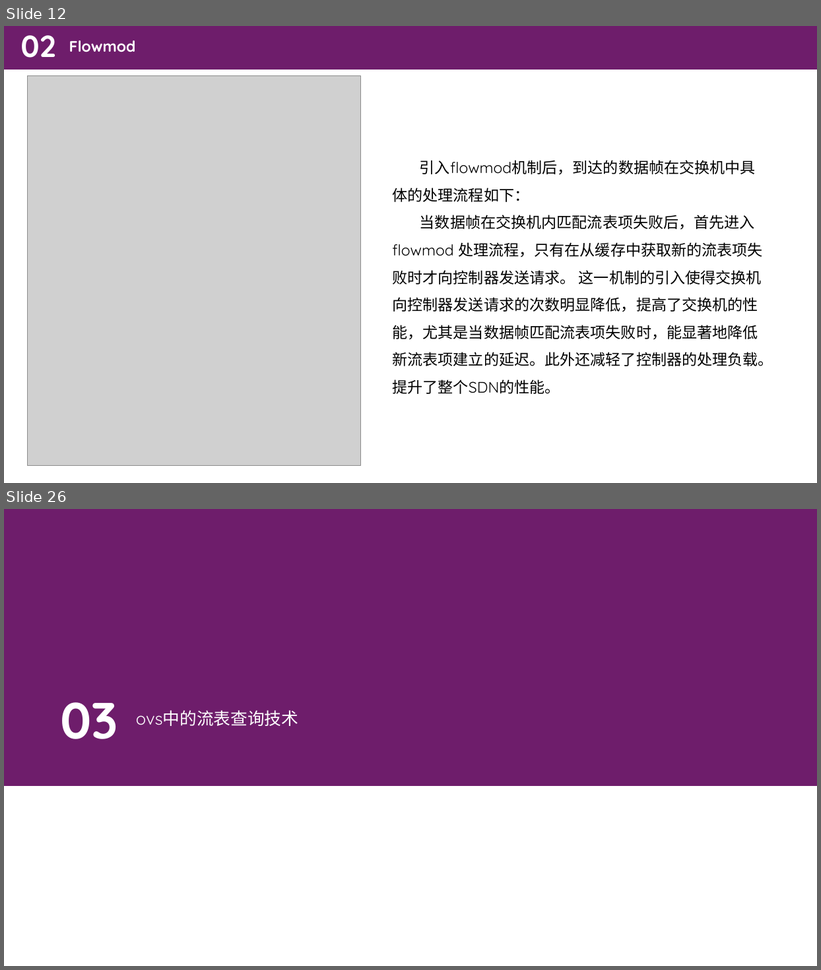
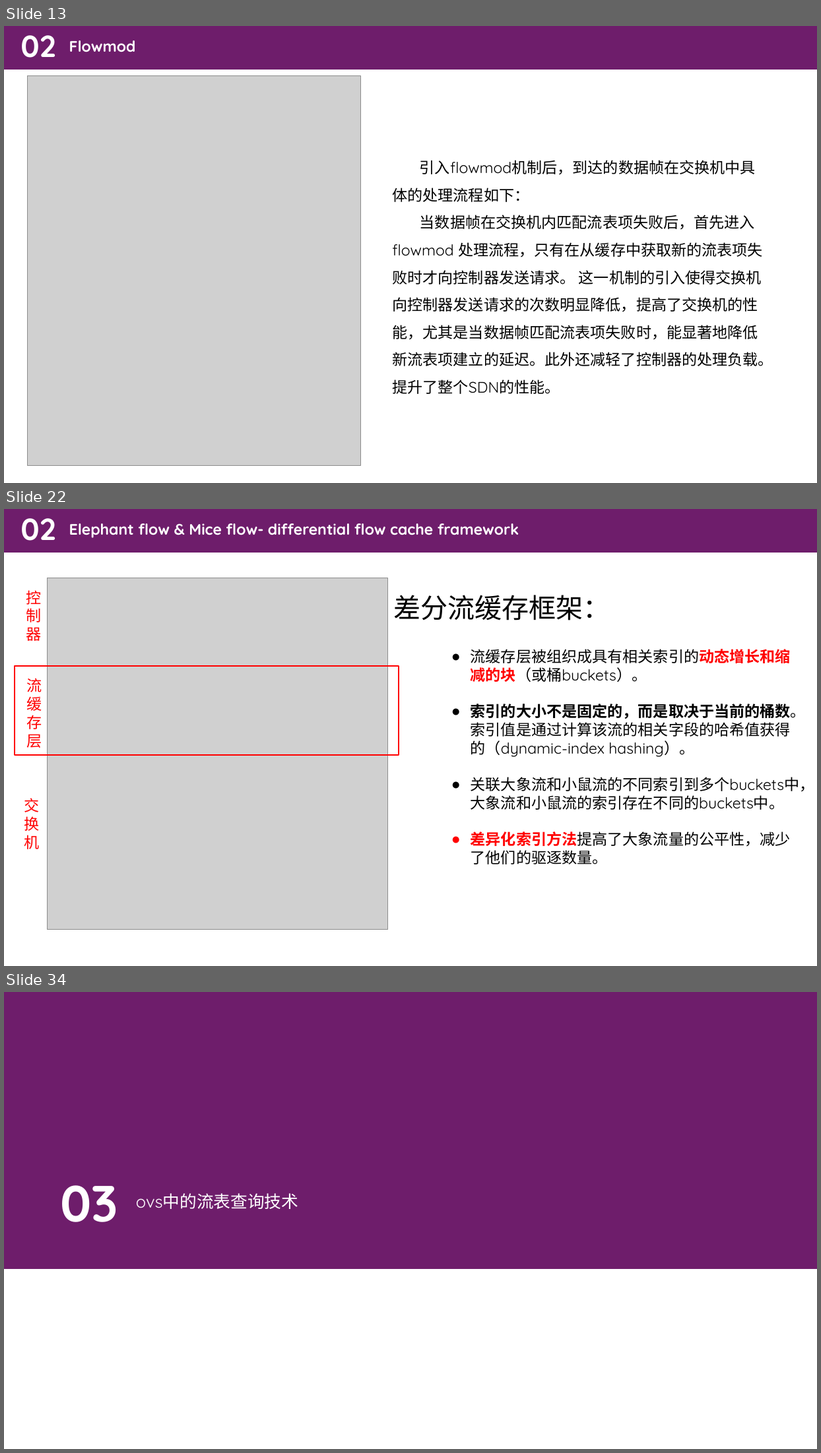
Before and after one commit to zhanghaooo/SDN-homework, a slide deck: homework11_9/SDN流表查询中的cache加速技术调查报告.pptx. Shown one above the other, each under a label of ours: slides 12 and 26 before the commit, slides 13, 22 and 34 after it; the slides between them are not shown. The pictures are 821x970 and 821x1453 pixels, drawn with LibreOffice and Linux fonts; fonts in the diff are those of the drawing; grey boxes stand for pictures. Boxes give left, top, right and bottom in pixels: in the first picture for what was removed or moved away, otherwise in the second. Text is boxed around its words. In the diff, an @@ line names an element or a change of style, - is before the commit and + after.

```diff
--- a/homework11_9/SDN流表查询中的cache加速技术调查报告.pptx
+++ b/homework11_9/SDN流表查询中的cache加速技术调查报告.pptx
@@ slide 22 added at <box>4,509,817,966</box>, background #FFFFFF; not listed: 1 template element that a slide beside it also shows @@
@@ text added at <box>20,518,55,541</box>, 36 pt, text #FFFFFF, bold @@
+02
@@ text added at <box>69,524,519,538</box>, 18 pt, text #FFFFFF, bold @@
+Elephant flow & Mice flow- differential flow cache framework
@@ picture added at <box>47,578,387,930</box> @@
@@ text added at <box>26,590,42,641</box>, 18 pt, text #FF0000 @@
+控制器
@@ text added at <box>393,595,611,621</box>, 32 pt, text #000000 @@
+差分流缓存框架：
@@ rectangle added at <box>15,666,399,755</box>, outline #FF0000 1.5 pt @@
@@ text added at <box>471,649,815,865</box>, 18 pt, text #000000 @@
+● 流缓存层被组织成具有相关索引的动态增长和缩减的块（或桶buckets）。
+● 索引的大小不是固定的，而是取决于当前的桶数。索引值是通过计算该流的相关字段的哈希值获得的（dynamic-index hashing）。
+● 关联大象流和小鼠流的不同索引到多个buckets中，大象流和小鼠流的索引存在不同的buckets中。
+● 差异化索引方法提高了大象流量的公平性，减少了他们的驱逐数量。
@@ text added at <box>26,678,42,748</box>, 18 pt, text #FF0000 @@
+流缓存层
@@ text added at <box>24,798,40,850</box>, 18 pt, text #FF0000 @@
+交换机
@@ what was slide 12 is now slide 13 @@
@@ what was slide 26 is now slide 34 @@
```
Also in this commit, not shown: 7 slides changed, 17 other slides added, 9 slides removed, 1 other file.
